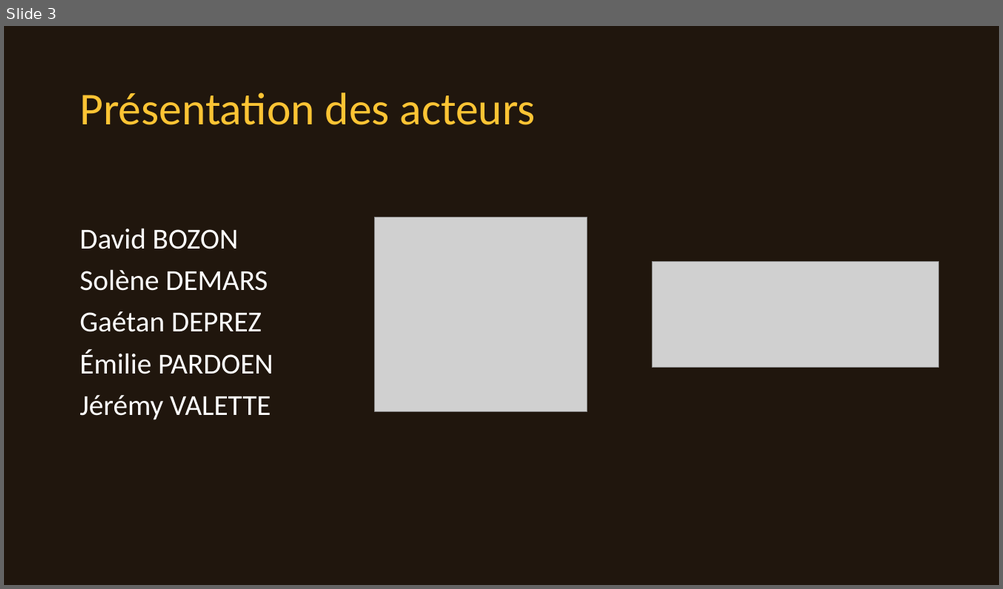
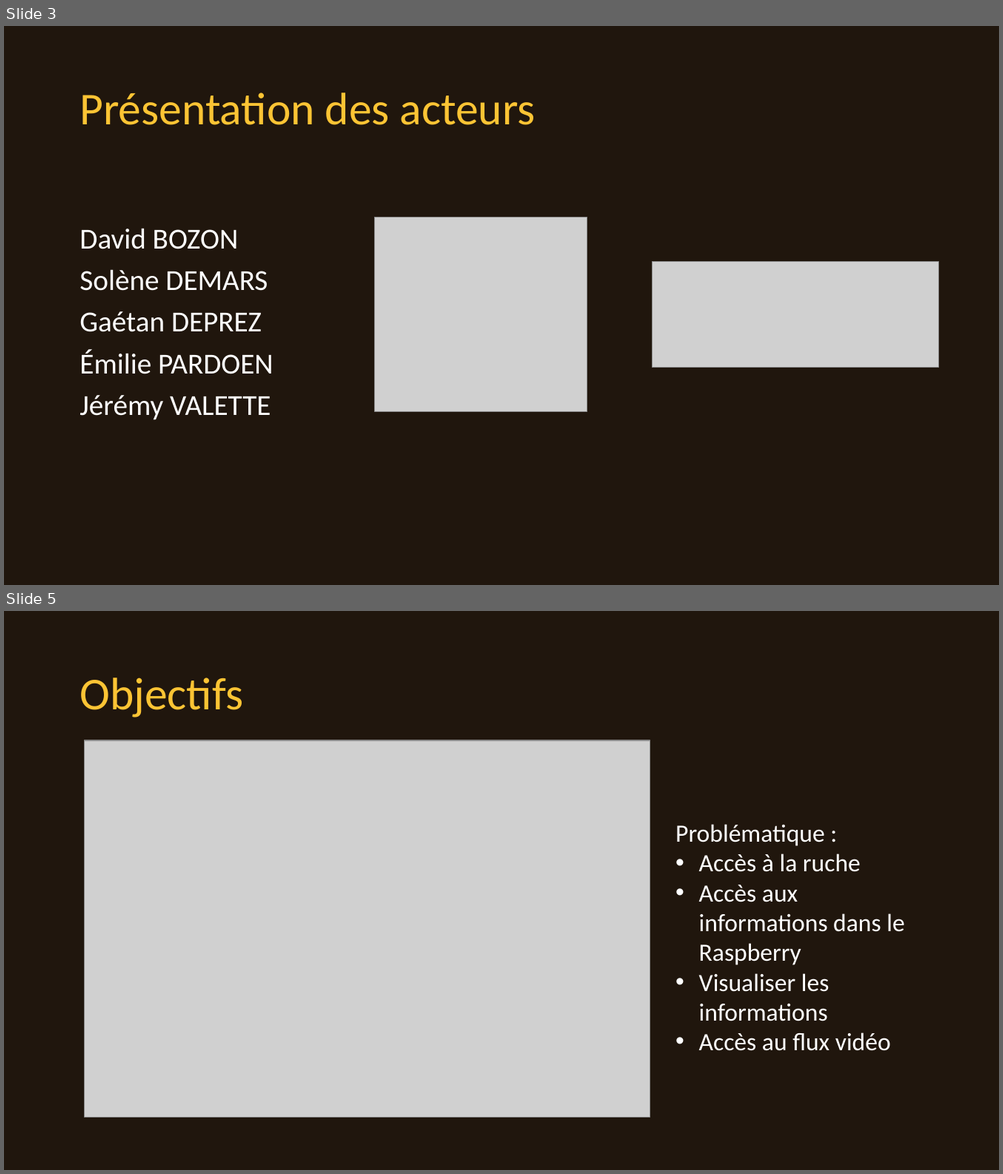
Before and after one commit to gdgaetan/openbee, a slide deck: présentation.pptx. Shown one above the other, each under a label of ours: slide 3 before the commit, slides 3 and 5 after it; the slides between them are not shown. The pictures are 1003x589 and 1003x1174 pixels, drawn with LibreOffice and Linux fonts; fonts in the diff are those of the drawing; grey boxes stand for pictures; background and template pictures are left out. Boxes give left, top, right and bottom in pixels: in the first picture for what was removed or moved away, otherwise in the second. Text is boxed around its words. In the diff, an @@ line names an element or a change of style, - is before the commit and + after.

```diff
--- a/présentation.pptx
+++ b/présentation.pptx
@@ slide 5 added at [4, 611, 999, 1170], background #20160D; not listed: 1 template element that a slide beside it also shows @@
@@ title added at [79, 678, 243, 718], 44 pt, text #FCC434 @@
+Objectifs
@@ picture added at [84, 741, 649, 1118] @@
@@ text added at [675, 824, 904, 1051], 24 pt, text #FFFFFF @@
+Problématique :
+• Accès à la ruche
+• Accès aux informations dans le Raspberry
+• Visualiser les informations
+• Accès au flux vidéo
```
Also in this commit, not shown: 11 slides changed, 7 other slides added, 1 slide removed, 1 other file.
